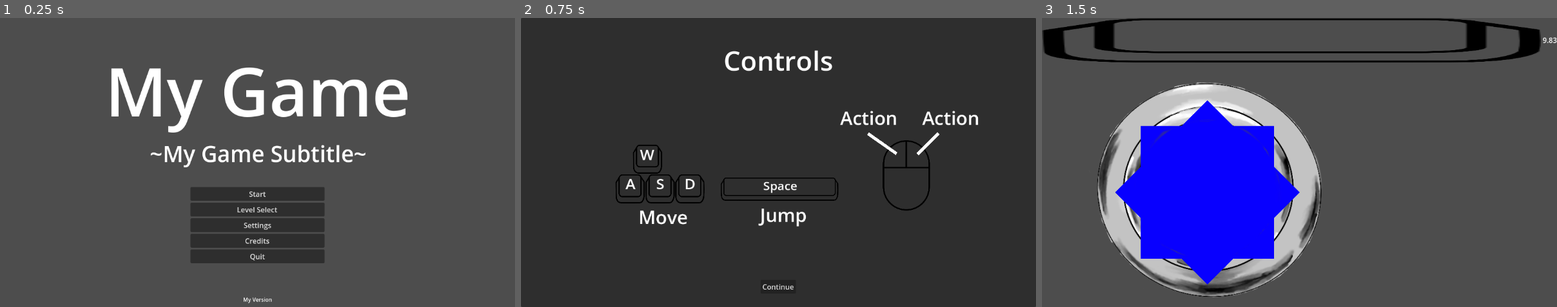
Above: before the commit, frames 1-3 (left to right).
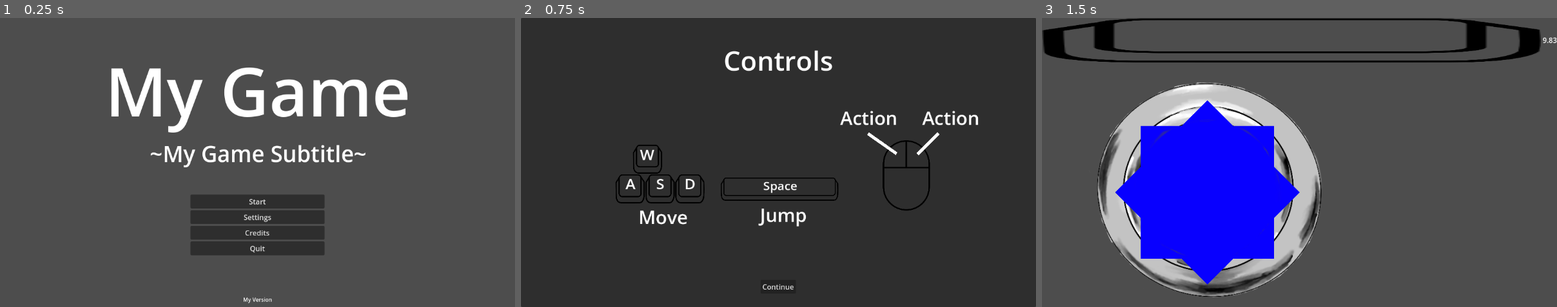
Above: after the commit, the same moments.

Repository: KIT-GameJam/Firework-Craft
Game: Godot game, scene res://gamemanager/gamemanager.tscn
Same seed, same stepped clock (60 frames per second), same inputs: the game is played once before the commit and once after it.
Inputs:
- Up to frame 1 (0.25 s): no input
- Up to frame 2 (0.75 s): click "Start" at 0.5 s
- Up to frame 3 (1.5 s): click "Continue" at 1.25 s

The runs differ from the first frame. In frame 1, 2.5% of the frame differs, in the area x 37-63%, y 58-85%; in frame 2, nothing differs; in frame 3, nothing differs.

Commit message:
Add loading levels

Diff:
--- a/gamemanager/gamemanager.tscn
+++ b/gamemanager/gamemanager.tscn
@@ -3,13 +3,14 @@
 [ext_resource type="Script" uid="uid://cluu0cgltsenj" path="res://gamemanager/gamemanager.gd" id="1_htktm"]
 [ext_resource type="PackedScene" uid="uid://bilai15byqef2" path="res://ui/screens/pause-menu/pause_menu.tscn" id="2_b2lg8"]
 [ext_resource type="Environment" uid="uid://bhb4ckqipjvu3" path="res://other/main_environment.tres" id="2_v1n10"]
-[ext_resource type="PackedScene" uid="uid://cyfvcuxi210mg" path="res://levels/main_level.tscn" id="2_xueuq"]
+[ext_resource type="PackedScene" uid="uid://coat4k484p5k6" path="res://gamemanager/level_manager.tscn" id="2_yscq4"]
 [ext_resource type="Theme" uid="uid://hheneshfv1b2" path="res://ui/themes/your_theme.tres" id="3_8qpx4"]
 
 [node name="Gamemanager" type="Node"]
 process_mode = 3
 script = ExtResource("1_htktm")
-main_level = ExtResource("2_xueuq")
+main_level = ExtResource("2_yscq4")
+has_multiple_levels = false
 
 [node name="WorldEnvironment" type="WorldEnvironment" parent="."]
 environment = ExtResource("2_v1n10")
--- /dev/null
+++ b/gamemanager/level_manager.gd
@@ -0,0 +1,18 @@
+extends Node
+
+signal end
+
+var level_scene: PackedScene = load("res://levels/main_level.tscn")
+var level_number = 0
+
+func _ready() -> void:
+	_next_level()
+
+func _next_level() -> void:
+	level_number += 1
+	_make_level(level_number)
+
+func _make_level(_nr: int) -> void:
+	var level: Level = level_scene.instantiate()
+	level.day_over.connect(_next_level)
+	add_child(level)
--- /dev/null
+++ b/gamemanager/level_manager.tscn
@@ -0,0 +1,6 @@
+[gd_scene load_steps=2 format=3 uid="uid://coat4k484p5k6"]
+
+[ext_resource type="Script" uid="uid://dmdiasela0hpp" path="res://gamemanager/level_manager.gd" id="1_udhqa"]
+
+[node name="LevelManager" type="Node"]
+script = ExtResource("1_udhqa")
--- a/levels/main_level.gd
+++ b/levels/main_level.gd
@@ -24,6 +24,7 @@
 
 func _day_over() -> void:
 	day_over.emit()
+	queue_free()
 
 class CustomerStats:
 	var satisfaction: float
--- /dev/null
+++ b/ui/screens/day-over-screen/day_over_screen.gd
@@ -0,0 +1,15 @@
+extends Control
+
+
+# Called when the node enters the scene tree for the first time.
+func _ready() -> void:
+	pass # Replace with function body.
+
+
+# Called every frame. 'delta' is the elapsed time since the previous frame.
+func _process(_delta: float) -> void:
+	pass
+
+
+func _on_button_pressed() -> void:
+	queue_free()
--- /dev/null
+++ b/ui/screens/day-over-screen/day_over_screen.tscn
@@ -0,0 +1,41 @@
+[gd_scene load_steps=3 format=3 uid="uid://u1l0uufcdwif"]
+
+[ext_resource type="Theme" uid="uid://hheneshfv1b2" path="res://ui/themes/your_theme.tres" id="1_nk6t1"]
+[ext_resource type="Script" uid="uid://b8kvsir2e8n1b" path="res://ui/screens/day-over-screen/day_over_screen.gd" id="2_hheev"]
+
+[node name="DayOverScreen" type="Control"]
+layout_mode = 3
+anchors_preset = 15
+anchor_right = 1.0
+anchor_bottom = 1.0
+grow_horizontal = 2
+grow_vertical = 2
+theme = ExtResource("1_nk6t1")
+script = ExtResource("2_hheev")
+
+[node name="VBoxContainer" type="VBoxContainer" parent="."]
+layout_mode = 1
+anchors_preset = 15
+anchor_right = 1.0
+anchor_bottom = 1.0
+grow_horizontal = 2
+grow_vertical = 2
+
+[node name="Title" type="Label" parent="VBoxContainer"]
+layout_mode = 2
+theme_type_variation = &"HeaderLarge"
+text = "Day X"
+horizontal_alignment = 1
+
+[node name="Label" type="Label" parent="VBoxContainer"]
+layout_mode = 2
+size_flags_vertical = 3
+text = "Stats"
+horizontal_alignment = 1
+
+[node name="Button" type="Button" parent="VBoxContainer"]
+layout_mode = 2
+size_flags_horizontal = 4
+text = "Continue"
+
+[connection signal="pressed" from="VBoxContainer/Button" to="." method="_on_button_pressed"]
Not shown, added: gamemanager/level_manager.gd.uid
Not shown, added: ui/screens/day-over-screen/day_over_screen.gd.uid
